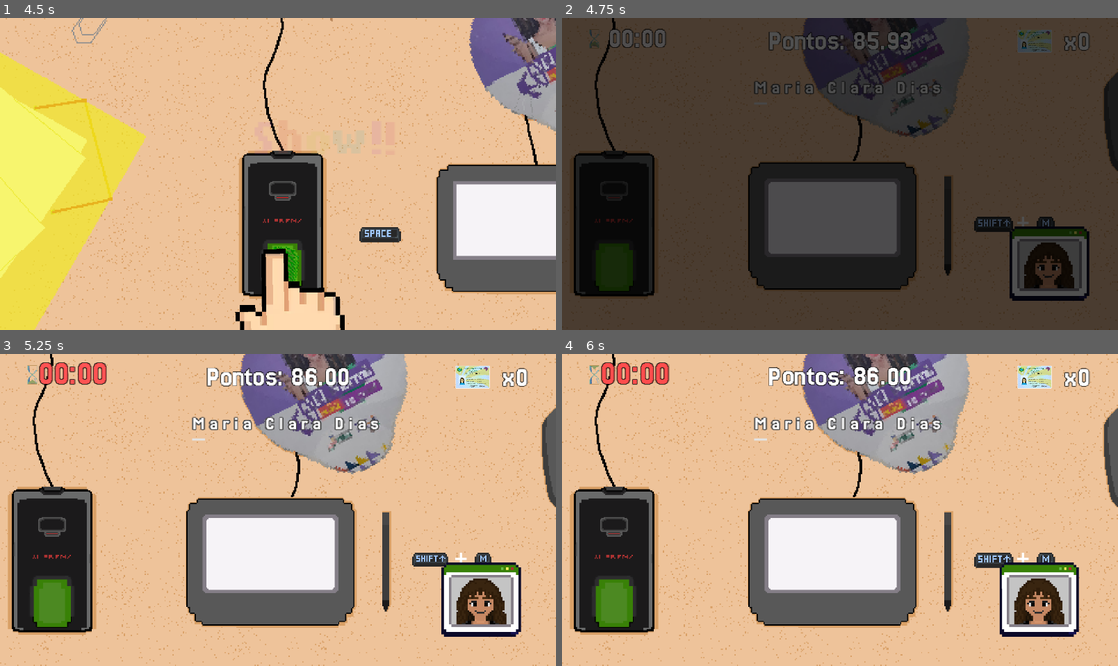
Above: before the commit, frames 1-4 (two rows, left to right).
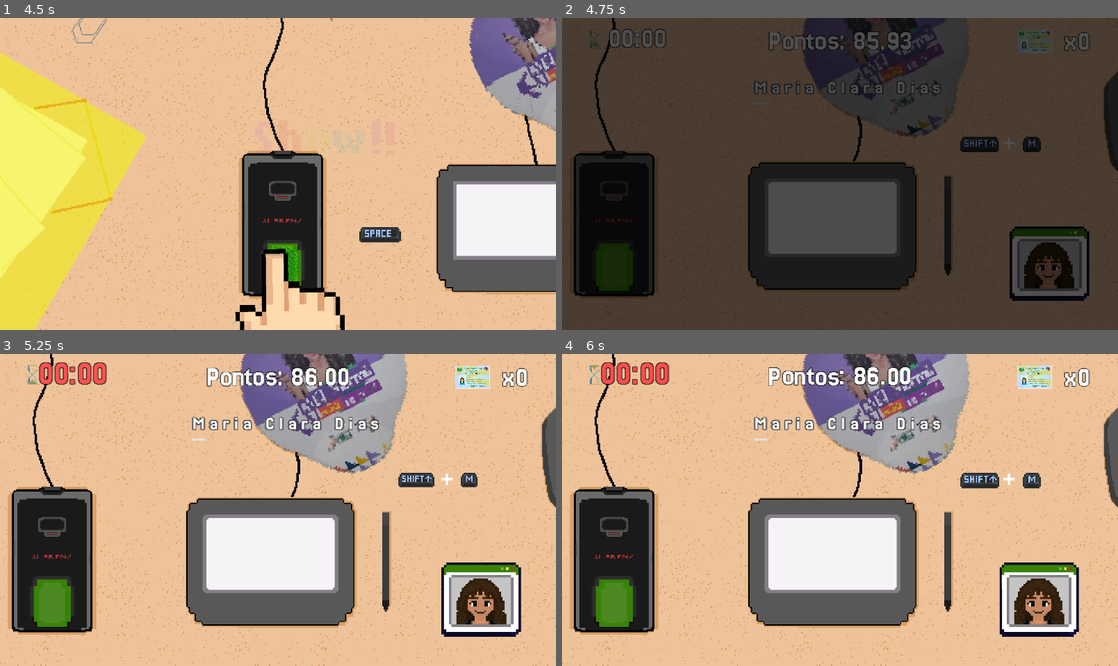
Above: after the commit, the same moments.

Repository: bianca-bezerra/CINExpress
Game: Godot game, scene res://scenes/levels/finger_scene.tscn
The game is run twice, just before and just after one commit, with the same random seed, the same clock (stepped at 60 frames per second) and the same inputs. This scene is started directly instead of the project's main scene.
Inputs:
- Up to frame 1 (4.5 s): tap Enter (ui_accept) at 0.5, 0.77, 1.52, 3.02, 3.77 s; tap Space (space) every 0.75 s from 0.6 to 4.35 s
- Up to frame 2 (4.75 s): tap Enter (ui_accept) at 4.52 s
- Up to frame 3 (5.25 s): tap Space (space) at 5.1 s
- Up to frame 4 (6 s): tap Space (space) at 5.85 s

Frame 1 is identical in both runs. In frame 2, 0.9% of the frame differs, in the area x 71-89%, y 38-69%; in frame 3, 0.9%; in frame 4, 1.0%.

Commit message:
fix: Corrige os elementos de UI da instrução e lógica interna com letras com acentos

Diff:
--- a/scenes/components/instruction.tscn
+++ b/scenes/components/instruction.tscn
@@ -140,6 +140,7 @@
 script = ExtResource("1_stmaa")
 
 [node name="Enter" type="TextureRect" parent="."]
+visible = false
 offset_right = 28.0
 offset_bottom = 11.0
 texture = SubResource("AtlasTexture_w8wlg")
@@ -182,7 +183,6 @@
 texture = SubResource("AtlasTexture_y3nmj")
 
 [node name="A" type="TextureRect" parent="."]
-visible = false
 offset_right = 13.0
 offset_bottom = 11.0
 texture = SubResource("AtlasTexture_nbyv3")
--- a/scenes/game_manager.tscn
+++ b/scenes/game_manager.tscn
@@ -6,7 +6,6 @@
 
 [node name="GameManager" type="Node"]
 script = ExtResource("1_hwd4i")
-total_game_duration = 90
 
 [node name="GameTimer" type="Timer" parent="."]
 
--- a/scenes/levels/cam_level.tscn
+++ b/scenes/levels/cam_level.tscn
@@ -1,5 +1,4 @@
-[gd_scene load_steps=21 format=3 uid="uid://1r3pfb0em8ow"]
-
+[gd_scene load_steps=22 format=3 uid="uid://1r3pfb0em8ow"]
 
 [ext_resource type="Shader" uid="uid://36vk6bexpyhj" path="res://scenes/levels/pixelate_filter.gdshader" id="1_0v84v"]
 [ext_resource type="Script" uid="uid://dos4sq85agvu2" path="res://scenes/levels/cam_level.gd" id="1_r3o5b"]
@@ -7,28 +6,72 @@
 [ext_resource type="Texture2D" uid="uid://bihkwjs58e840" path="res://assets/sprites/camera_ia.png" id="2_muaox"]
 [ext_resource type="Texture2D" uid="uid://c4bdeh4vffm5b" path="res://assets/sprites/camera_point_of_view.png" id="2_oh5ai"]
 [ext_resource type="Texture2D" uid="uid://derrqbcyjmlrw" path="res://assets/sprites/ninguem.png" id="2_r3o5b"]
-[ext_resource type="PackedScene" uid="uid://ch0ti8rxx77mt" path="res://scenes/components/instruction.tscn" id="7_vb830"]
-[ext_resource type="FontFile" uid="uid://dolnaadbveks2" path="res://assets/fonts/nokiafc22.ttf" id="8_su7k0"]
 [ext_resource type="Texture2D" uid="uid://cengme4nf601a" path="res://assets/UI/slide/grabber_vertical.png" id="7_6pmmh"]
 [ext_resource type="Texture2D" uid="uid://ua3kc12kfhgi" path="res://assets/UI/slide/grabber.png" id="7_su7k0"]
 [ext_resource type="Texture2D" uid="uid://evip8hwf3d1x" path="res://assets/UI/slide/tick.png" id="7_vb830"]
 [ext_resource type="Texture2D" uid="uid://c8uawopoaeypv" path="res://assets/UI/slide/tick_vertical.png" id="8_bygdi"]
+[ext_resource type="FontFile" uid="uid://dolnaadbveks2" path="res://assets/fonts/nokiafc22.ttf" id="8_su7k0"]
+[ext_resource type="PackedScene" uid="uid://ch0ti8rxx77mt" path="res://scenes/components/instruction.tscn" id="12_lljfb"]
 
 [sub_resource type="ShaderMaterial" id="ShaderMaterial_su7k0"]
 
-[sub_resource type="Animation" id="Animation_oh5ai"]
-resource_name = "flash"
+[sub_resource type="Animation" id="Animation_8kiks"]
+length = 0.001
 tracks/0/type = "value"
 tracks/0/imported = false
 tracks/0/enabled = true
-tracks/0/path = NodePath(".:color")
+tracks/0/path = NodePath("../camera:position")
 tracks/0/interp = 1
 tracks/0/loop_wrap = true
 tracks/0/keys = {
-"times": PackedFloat32Array(0, 0.2, 0.36666667),
-"transitions": PackedFloat32Array(1, 1, 1),
+"times": PackedFloat32Array(0),
+"transitions": PackedFloat32Array(1),
 "update": 0,
-"values": [Color(1, 1, 1, 0), Color(1, 1, 0.8862745, 1), Color(1, 1, 0.8862745, 0)]
+"values": [Vector2(-36.000004, -101.00001)]
+}
+tracks/1/type = "bezier"
+tracks/1/imported = false
+tracks/1/enabled = true
+tracks/1/path = NodePath("../../VSlider:position:x")
+tracks/1/interp = 1
+tracks/1/loop_wrap = true
+tracks/1/keys = {
+"handle_modes": PackedInt32Array(0),
+"points": PackedFloat32Array(39, -0.2025, 0, 0.2025, 0),
+"times": PackedFloat32Array(0)
+}
+tracks/2/type = "bezier"
+tracks/2/imported = false
+tracks/2/enabled = true
+tracks/2/path = NodePath("../../VSlider:position:y")
+tracks/2/interp = 1
+tracks/2/loop_wrap = true
+tracks/2/keys = {
+"handle_modes": PackedInt32Array(0),
+"points": PackedFloat32Array(36, -0.2025, 0, 0.2025, 0),
+"times": PackedFloat32Array(0)
+}
+tracks/3/type = "bezier"
+tracks/3/imported = false
+tracks/3/enabled = true
+tracks/3/path = NodePath("../../HSlider:position:x")
+tracks/3/interp = 1
+tracks/3/loop_wrap = true
+tracks/3/keys = {
+"handle_modes": PackedInt32Array(0),
+"points": PackedFloat32Array(96, -0.2025, 0, 0.2025, 0),
+"times": PackedFloat32Array(0)
+}
+tracks/4/type = "bezier"
+tracks/4/imported = false
+tracks/4/enabled = true
+tracks/4/path = NodePath("../../HSlider:position:y")
+tracks/4/interp = 1
+tracks/4/loop_wrap = true
+tracks/4/keys = {
+"handle_modes": PackedInt32Array(0),
+"points": PackedFloat32Array(241, -0.2025, 0, 0.2025, 0),
+"times": PackedFloat32Array(0)
 }
 
 [sub_resource type="Animation" id="Animation_bygdi"]
@@ -91,63 +134,19 @@
 "times": PackedFloat32Array(0, 0.405)
 }
 
-[sub_resource type="Animation" id="Animation_8kiks"]
-length = 0.001
+[sub_resource type="Animation" id="Animation_oh5ai"]
+resource_name = "flash"
 tracks/0/type = "value"
 tracks/0/imported = false
 tracks/0/enabled = true
-tracks/0/path = NodePath("../camera:position")
+tracks/0/path = NodePath(".:color")
 tracks/0/interp = 1
 tracks/0/loop_wrap = true
 tracks/0/keys = {
-"times": PackedFloat32Array(0),
-"transitions": PackedFloat32Array(1),
+"times": PackedFloat32Array(0, 0.2, 0.36666667),
+"transitions": PackedFloat32Array(1, 1, 1),
 "update": 0,
-"values": [Vector2(-36.000004, -101.00001)]
-}
-tracks/1/type = "bezier"
-tracks/1/imported = false
-tracks/1/enabled = true
-tracks/1/path = NodePath("../../VSlider:position:x")
-tracks/1/interp = 1
-tracks/1/loop_wrap = true
-tracks/1/keys = {
-"handle_modes": PackedInt32Array(0),
-"points": PackedFloat32Array(39, -0.2025, 0, 0.2025, 0),
-"times": PackedFloat32Array(0)
-}
-tracks/2/type = "bezier"
-tracks/2/imported = false
-tracks/2/enabled = true
-tracks/2/path = NodePath("../../VSlider:position:y")
-tracks/2/interp = 1
-tracks/2/loop_wrap = true
-tracks/2/keys = {
-"handle_modes": PackedInt32Array(0),
-"points": PackedFloat32Array(36, -0.2025, 0, 0.2025, 0),
-"times": PackedFloat32Array(0)
-}
-tracks/3/type = "bezier"
-tracks/3/imported = false
-tracks/3/enabled = true
-tracks/3/path = NodePath("../../HSlider:position:x")
-tracks/3/interp = 1
-tracks/3/loop_wrap = true
-tracks/3/keys = {
-"handle_modes": PackedInt32Array(0),
-"points": PackedFloat32Array(96, -0.2025, 0, 0.2025, 0),
-"times": PackedFloat32Array(0)
-}
-tracks/4/type = "bezier"
-tracks/4/imported = false
-tracks/4/enabled = true
-tracks/4/path = NodePath("../../HSlider:position:y")
-tracks/4/interp = 1
-tracks/4/loop_wrap = true
-tracks/4/keys = {
-"handle_modes": PackedInt32Array(0),
-"points": PackedFloat32Array(241, -0.2025, 0, 0.2025, 0),
-"times": PackedFloat32Array(0)
+"values": [Color(1, 1, 1, 0), Color(1, 1, 0.8862745, 1), Color(1, 1, 0.8862745, 0)]
 }
 
 [sub_resource type="AnimationLibrary" id="AnimationLibrary_l4ifs"]
@@ -284,6 +283,7 @@
 max_value = 10.0
 
 [node name="DebugLabel" type="Label" parent="."]
+visible = false
 offset_left = 45.0
 offset_top = 36.0
 offset_right = 155.0
@@ -302,35 +302,35 @@
 scale = Vector2(0.5, 0.5)
 
 [node name="InstructionGroup" type="Node2D" parent="."]
-position = Vector2(342, 82)
+position = Vector2(103, 94)
 
 [node name="PlusLabel" type="Label" parent="InstructionGroup"]
-offset_left = -14.0
-offset_top = -6.0
-offset_right = 18.0
-offset_bottom = 8.0
-theme_override_fonts/font = ExtResource("8_su7k0")
-theme_override_font_sizes/font_size = 11
+offset_left = -15.0
+offset_top = 11.0
+offset_right = 17.0
+offset_bottom = 34.0
 text = "+"
 horizontal_alignment = 1
+metadata/_edit_use_anchors_ = true
 
 [node name="OrLabel" type="Label" parent="InstructionGroup"]
 offset_left = -16.0
-offset_top = -20.0
+offset_top = 3.0
 offset_right = 19.0
-offset_bottom = -6.0
+offset_bottom = 17.0
 theme_override_fonts/font = ExtResource("8_su7k0")
 theme_override_font_sizes/font_size = 11
 text = "Ou"
 horizontal_alignment = 1
-
-[node name="InstructionSlider2" parent="InstructionGroup" instance=ExtResource("7_vb830")]
-position = Vector2(14, -19)
-
-[node name="InstructionCamera" parent="InstructionGroup" instance=ExtResource("7_vb830")]
-position = Vector2(-14, 6)
-
-[node name="InstructionSlider1" parent="InstructionGroup" instance=ExtResource("7_vb830")]
-position = Vector2(-26, -19)
+metadata/_edit_use_anchors_ = true
+
+[node name="InstructionSlider1" parent="InstructionGroup" instance=ExtResource("12_lljfb")]
+position = Vector2(-27, 4)
+
+[node name="InstructionSlider2" parent="InstructionGroup" instance=ExtResource("12_lljfb")]
+position = Vector2(13, 4)
+
+[node name="InstructionCamera" parent="InstructionGroup" instance=ExtResource("12_lljfb")]
+position = Vector2(-17, 29)
 
 [connection signal="animation_finished" from="AnimationPlayer" to="." method="_on_animation_player_animation_finished"]
--- a/scenes/levels/type_quickly.tscn
+++ b/scenes/levels/type_quickly.tscn
@@ -107,16 +107,16 @@
 horizontal_alignment = 1
 
 [node name="Instruction1" parent="." instance=ExtResource("8_otq57")]
-position = Vector2(356, 172)
+position = Vector2(344, 103)
 
 [node name="Instruction2" parent="." instance=ExtResource("8_otq57")]
-position = Vector2(410, 172)
+position = Vector2(398, 103)
 
 [node name="PlusLabel" type="Label" parent="."]
-offset_left = 393.0
-offset_top = 168.0
-offset_right = 408.0
-offset_bottom = 191.0
+offset_left = 381.0
+offset_top = 99.0
+offset_right = 396.0
+offset_bottom = 122.0
 theme_override_fonts/font = ExtResource("3_kwiqn")
 text = "+"
 
--- a/scripts/instruction.gd
+++ b/scripts/instruction.gd
@@ -2,6 +2,26 @@
 
 
 var _current_key
+
+func unbrazile(text: String) -> String:
+	var s := text.strip_edges()
+	s = s.to_lower()
+
+	var subs := {
+		"á":"a","à":"a","ã":"a","â":"a","ä":"a",
+		"é":"e","è":"e","ê":"e","ë":"e",
+		"í":"i","ì":"i","î":"i","ï":"i",
+		"ó":"o","ò":"o","õ":"o","ô":"o","ö":"o",
+		"ú":"u","ù":"u","û":"u","ü":"u",
+		"ç":"c",
+		"ñ":"n",
+		"œ":"oe","æ":"ae"
+	}
+
+	for k in subs.keys():
+		s = s.replace(k, subs[k])
+
+	return s
 
 func disable_not_activity_key():
 	for child in get_children():
@@ -10,7 +30,7 @@
 		child.visible = false
 
 func setup_instruction(key: String):
-	_current_key = key.to_pascal_case()
+	_current_key = unbrazile(key).to_pascal_case()
 
 	disable_not_activity_key()
 	var keyboard_sprite = find_child(_current_key)
@@ -22,6 +42,7 @@
 		tween.set_ease(Tween.EASE_IN_OUT)
 		tween.tween_property(keyboard_sprite, "scale", Vector2(1.2, 1.2), 0.30)
 		tween.tween_property(keyboard_sprite, "scale", Vector2(1, 1), 0.30)
+
 		keyboard_sprite.visible = true
 	else:
 		keyboard_sprite.visible = false
--- a/scripts/quickly_type_level.gd
+++ b/scripts/quickly_type_level.gd
@@ -129,7 +129,7 @@
 			var letter = _current_name[_current_letter_index]
 			var is_upper_letter = letter == letter.to_upper()
 
-			$PlusLabel.visible = is_upper_letter
+			$PlusLabel.visible = is_upper_letter and GameManager.current_level == 0
 
 			if is_upper_letter:
 				instruction_1.setup_instruction("shift")
